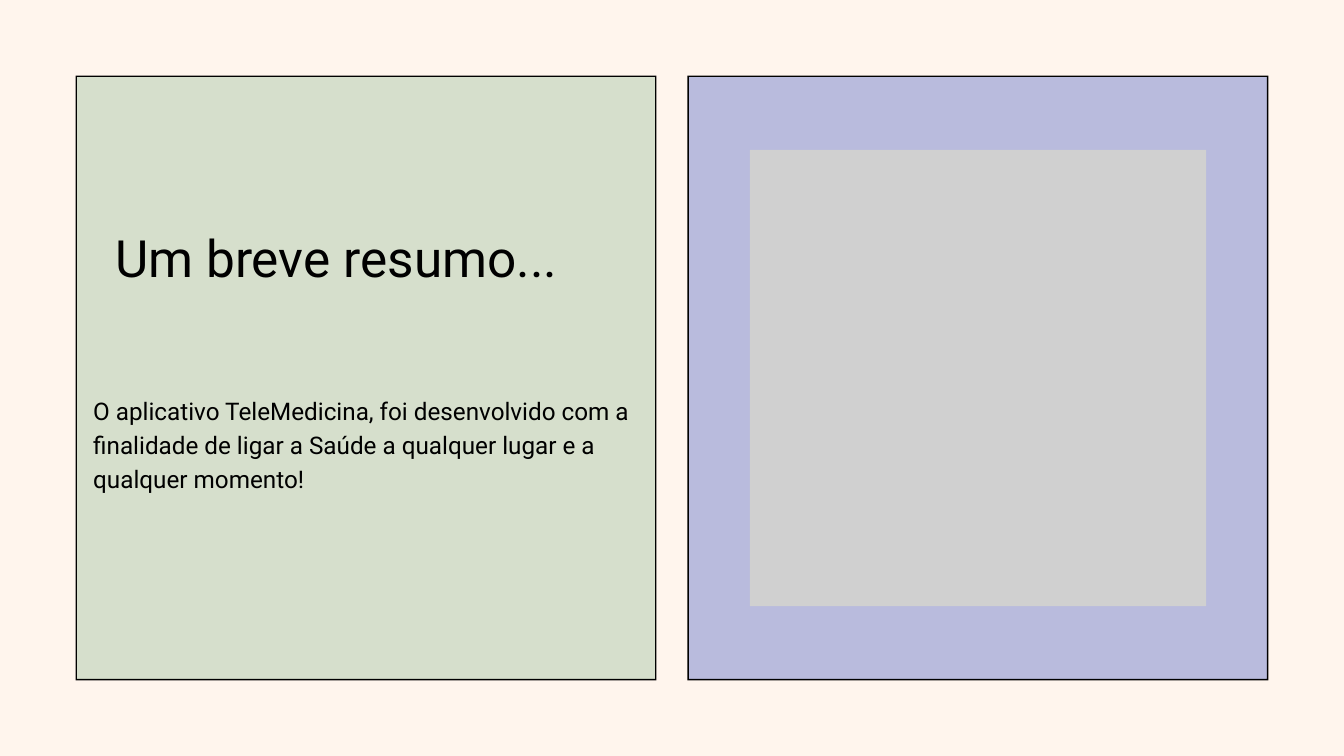
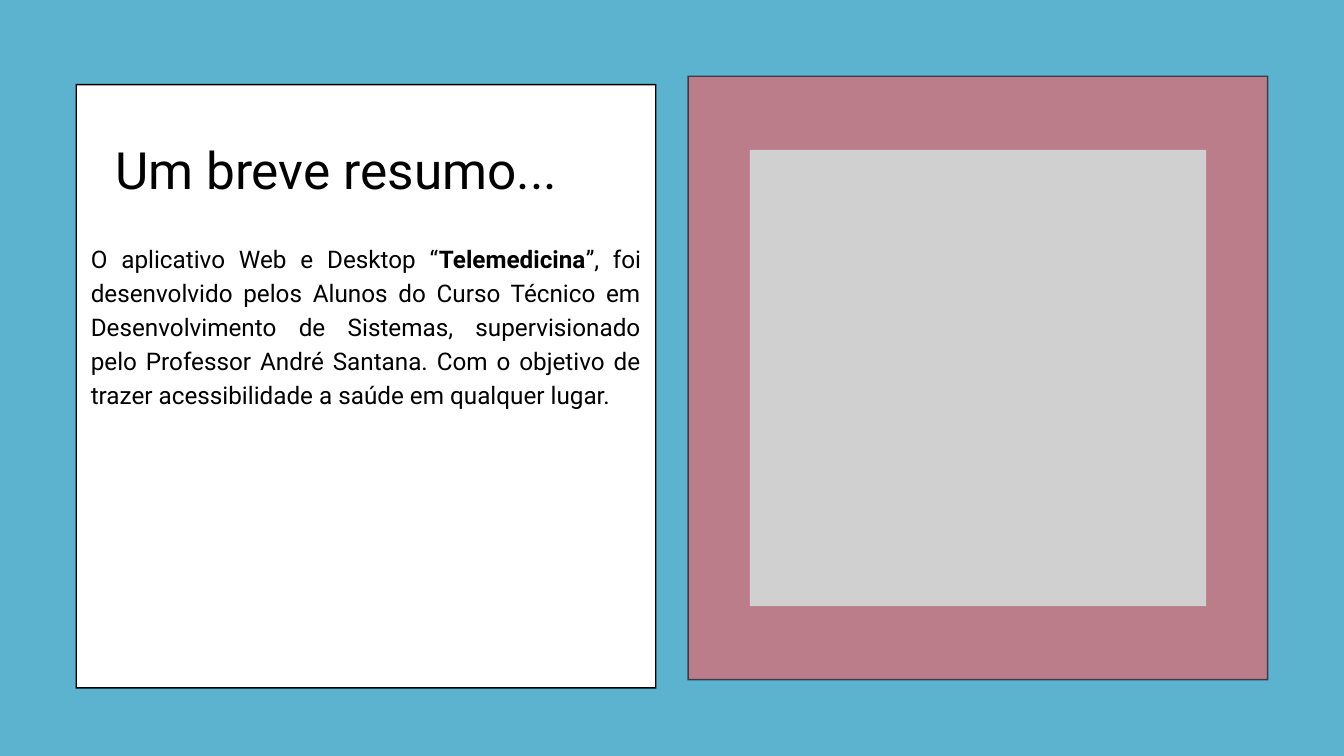
Before and after one commit to Bandclay-j/projeto_integrador_telemedicina, a slide deck: slide 2 of documentacao/TeleMedicina.pptx. Drawn at 1344x756 pixels with LibreOffice and Linux fonts; fonts in the diff are those of the drawing; grey boxes stand for pictures. Boxes give left, top, right and bottom in pixels: in the first picture for what was removed or moved away, otherwise in the second. Text is boxed around its words. In the diff, an @@ line names an element or a change of style, - is before the commit and + after.

```diff
--- a/documentacao/TeleMedicina.pptx
+++ b/documentacao/TeleMedicina.pptx
@@ background #FFF5ED to #5BB3CF @@
@@ freeform shape: place and size @@
-freeform shape at <box>75,76,656,681</box>
+freeform shape at <box>75,84,656,689</box>
@@ freeform shape: place and size @@
-freeform shape at <box>77,77,656,680</box>
+freeform shape at <box>77,85,656,688</box>
@@ freeform shape at <box>77,85,656,688</box>: fill #D6DFCC to #FFFFFF @@
@@ freeform shape at <box>687,76,1268,681</box>: fill #000000 to #000000 at 59% opacity @@
@@ freeform shape at <box>688,77,1267,680</box>: fill #B9BBDD to #FF5858 at 59% opacity @@
@@ text "Um breve resumo...": place and size @@
-text "Um breve resumo..." at <box>115,238,557,278</box>
+text "Um breve resumo..." at <box>115,150,557,190</box>
@@ text at <box>91,249,641,409</box>: text changed @@
-O aplicativo TeleMedicina, foi desenvolvido com a finalidade de ligar a Saúde a qualquer lugar e a qualquer momento!
+O aplicativo Web e Desktop “Telemedicina”, foi desenvolvido pelos Alunos do Curso Técnico em Desenvolvimento de Sistemas, supervisionado pelo Professor André Santana. Com o objetivo de trazer acessibilidade a saúde em qualquer lugar.
```
Also in this commit, not shown: 6 other slides changed, 6 slides added, 2 slides removed.
